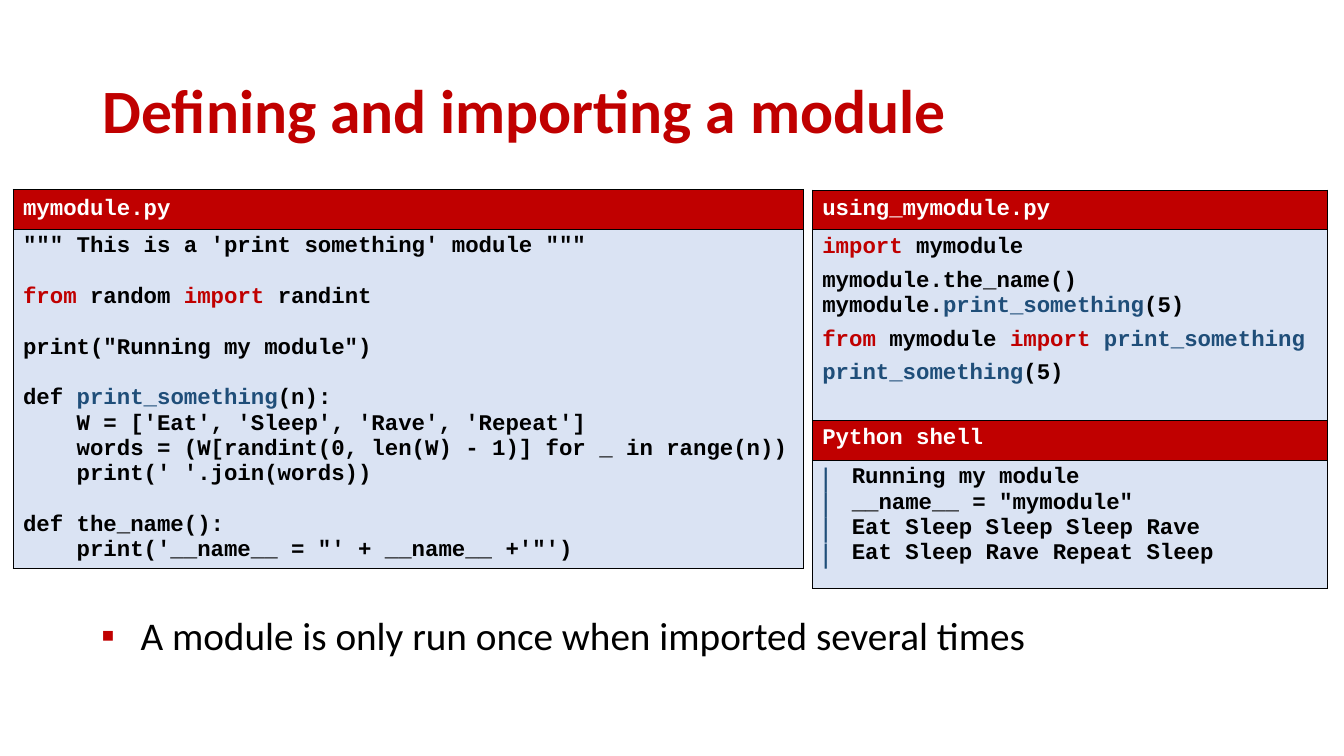
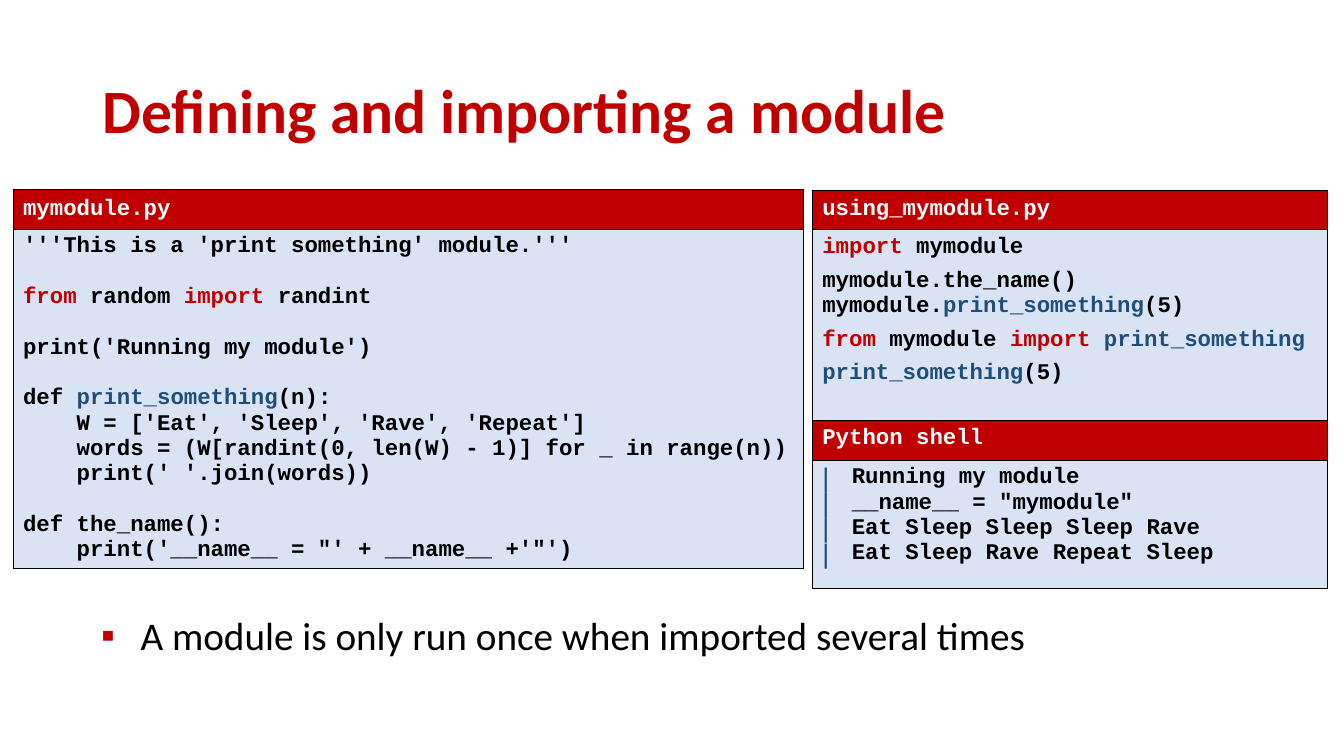
Before and after one commit to gsbrodal/gsbrodal.github.io, a slide deck: slide 3 of ipsa/slides/modules.pptx. Drawn at 1344x756 pixels with LibreOffice and Linux fonts; fonts in the diff are those of the drawing. Boxes give left, top, right and bottom in pixels: in the first picture for what was removed or moved away, otherwise in the second. Text is boxed around its words. In the diff, an @@ line names an element or a change of style, - is before the commit and + after.

Commit message:
updated module slides

```diff
--- a/ipsa/slides/modules.pptx
+++ b/ipsa/slides/modules.pptx
@@ table at (x1=13, y1=190, x2=804, y2=589) @@
@@ row 2, column 1: """" This is a 'print something' module """ / from random import randint / print("Running my module") / def print_something(n): / W = ['Eat', 'Sleep', 'Rave', 'Repeat'] / words = (W[randint(0, len(W) - 1)] for _ in range(n)) / print(' '.join(words)) / def the_name(): / print('__name__ = "' + __name__ +'"')" to "'''This is a 'print something' module.''' / from random import randint / print('Running my module') / def print_something(n): / W = ['Eat', 'Sleep', 'Rave', 'Repeat'] / words = (W[randint(0, len(W) - 1)] for _ in range(n)) / print(' '.join(words)) / def the_name(): / print('__name__ = "' + __name__ +'"')" @@
```
Also in this commit, not shown: 7 other slides changed, 5 other files.
